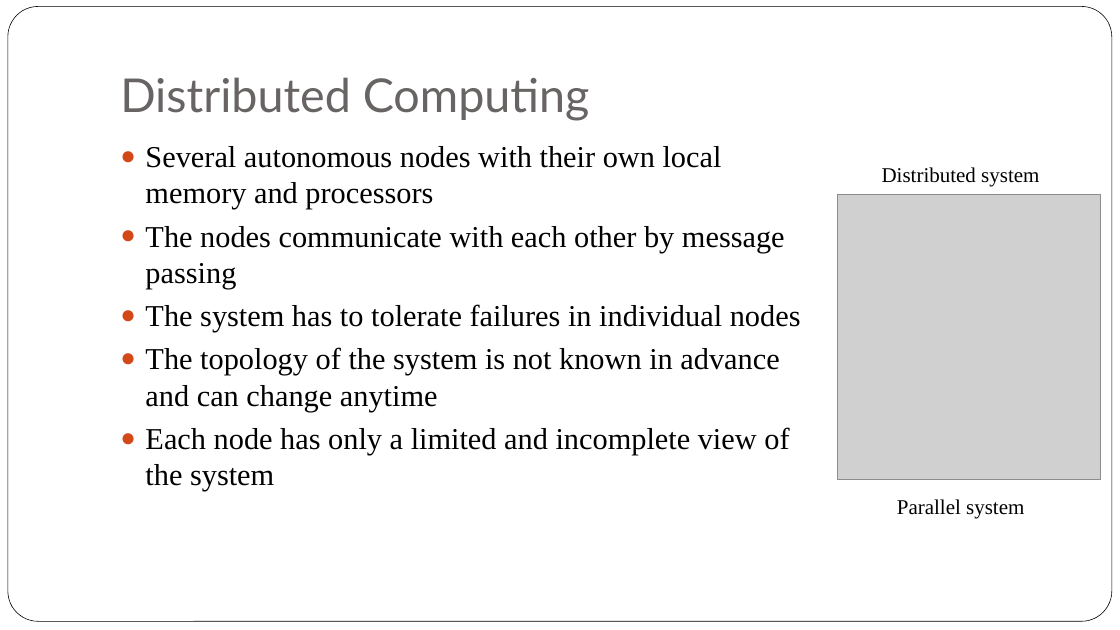
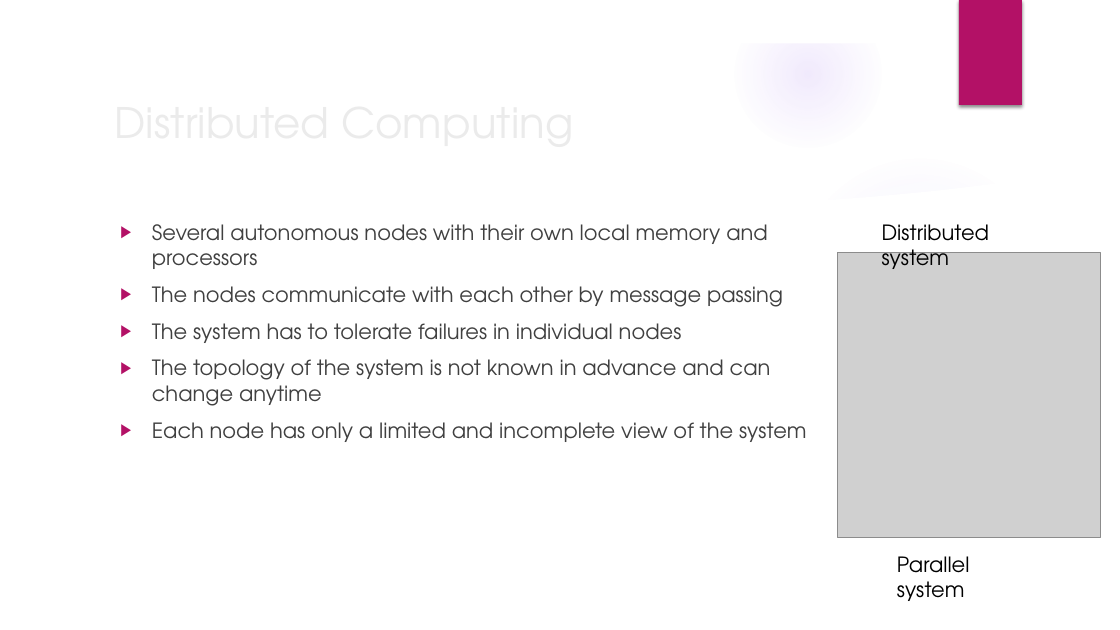
Before and after one commit to iskandersierra/DevSharp, a slide deck: slide 3 of Docs/Distributed Architecture.pptx. Drawn at 1120x630 pixels with LibreOffice and Linux fonts; fonts in the diff are those of the drawing; grey boxes stand for pictures; background and template pictures are left out. Boxes give left, top, right and bottom in pixels: in the first picture for what was removed or moved away, otherwise in the second. Text is boxed around its words. In the diff, an @@ line names an element or a change of style, - is before the commit and + after.

```diff
--- a/Docs/Distributed Architecture.pptx
+++ b/Docs/Distributed Architecture.pptx
@@ group added at <box>0,0,1120,630</box>: 5 ellipses, 3 freeform shapes @@
@@ rounded rectangle removed at <box>8,7,1112,622</box> @@
@@ rectangle added at <box>959,0,1022,105</box>, fill #B31166 @@
@@ title "Distributed Computing": place and size @@
-title "Distributed Computing" at <box>120,77,590,121</box>
+title "Distributed Computing" at <box>106,89,911,154</box>
@@ title "Distributed Computing" at <box>106,89,911,154</box>: size 40 to 36 pt, font Lato to TeX Gyre Adventor, text colour #696464 to #EBEBEB; vertical alignment bottom to middle @@
@@ text "Several autonomous nodes with their ...": place and size @@
-text "Several autonomous nodes with their ..." at <box>145,146,801,492</box>
+text "Several autonomous nodes with their ..." at <box>152,224,807,442</box>
@@ text "Several autonomous nodes with their ..." at <box>152,224,807,442</box>: size 26 to 18 pt, font Times New Roman to TeX Gyre Adventor, text colour #000000 to #404040; bullet ● to ▶; more space between paragraphs; bullet colour #D34817 to #B31166 @@
@@ text "Distributed system" at <box>882,224,989,269</box>: font Times New Roman to TeX Gyre Adventor @@
@@ 2 texts, 1 picture: place and size @@
-2 texts, 1 picture at <box>838,167,1100,519</box>
+2 texts, 1 picture at <box>838,224,1100,601</box>
@@ text "Parallel system" at <box>897,556,970,601</box>: font Times New Roman to TeX Gyre Adventor @@
```
Also in this commit, not shown: 21 other slides changed, 1 slide removed.
